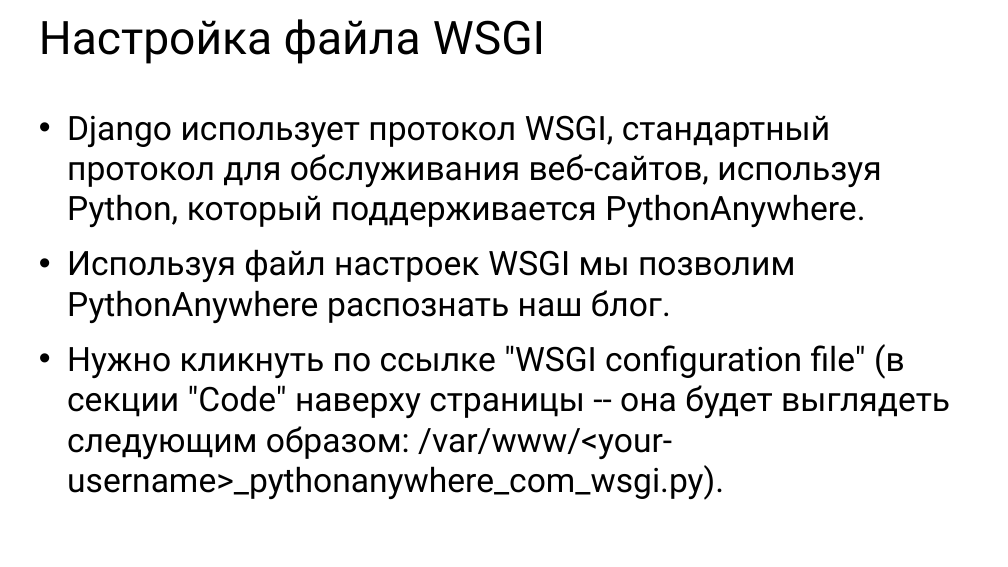
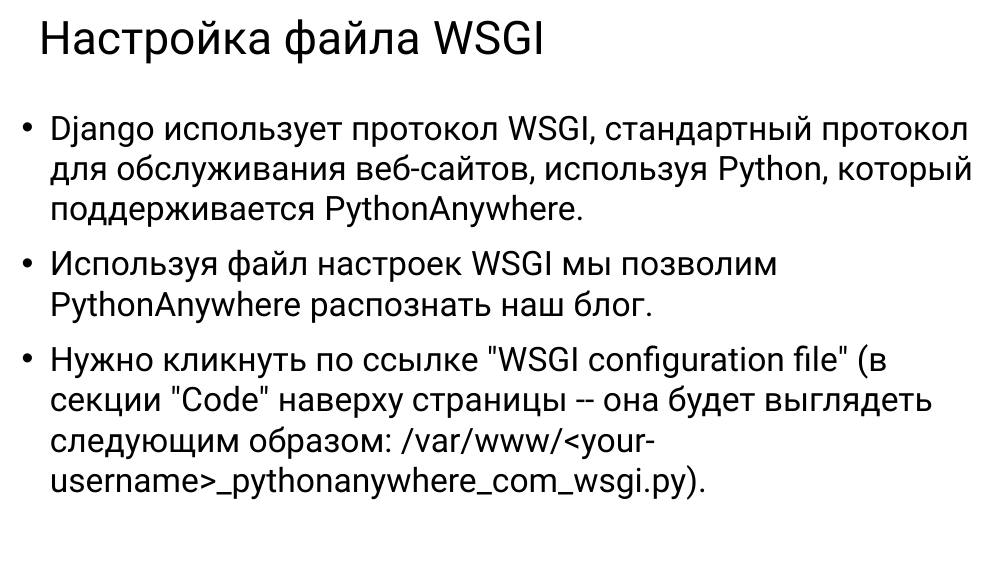
Before and after one commit to maxchv/LearnPython, a slide deck: slide 8 of week15/deploy.pptx. Drawn at 1008x567 pixels with LibreOffice and Linux fonts; fonts in the diff are those of the drawing. Boxes give left, top, right and bottom in pixels: in the first picture for what was removed or moved away, otherwise in the second. Text is boxed around its words. In the diff, an @@ line names an element or a change of style, - is before the commit and + after.

```diff
--- a/week15/deploy.pptx
+++ b/week15/deploy.pptx
@@ text "Django использует протокол WSGI, стандартный ..." rewrapped from (67, 115, 950, 500) to (50, 115, 973, 500) @@
```
Also in this commit, not shown: 6 other slides changed.
